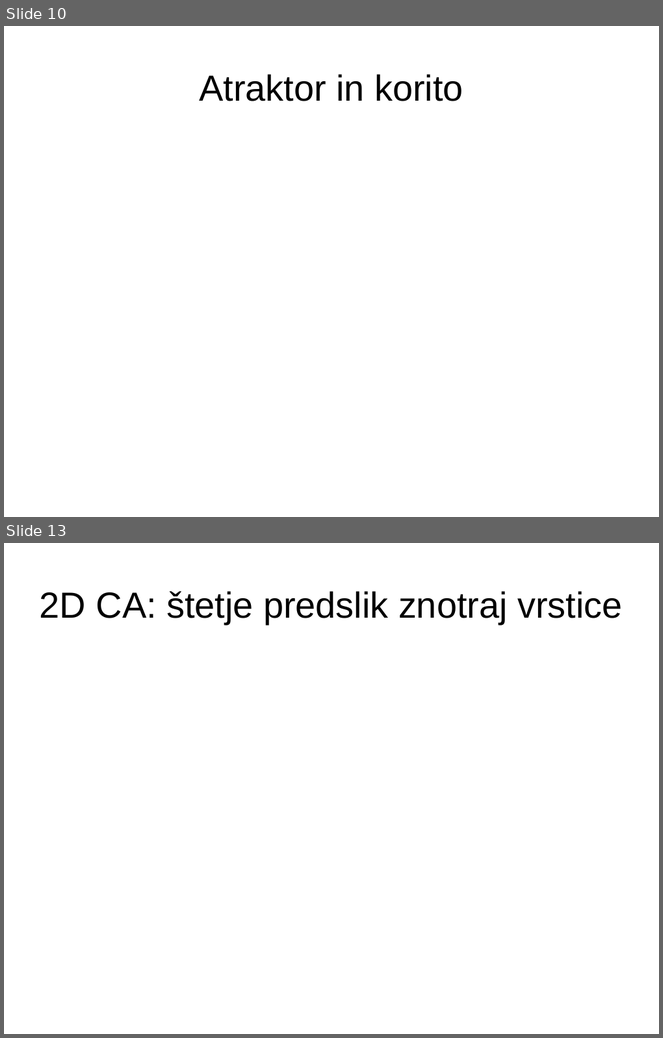
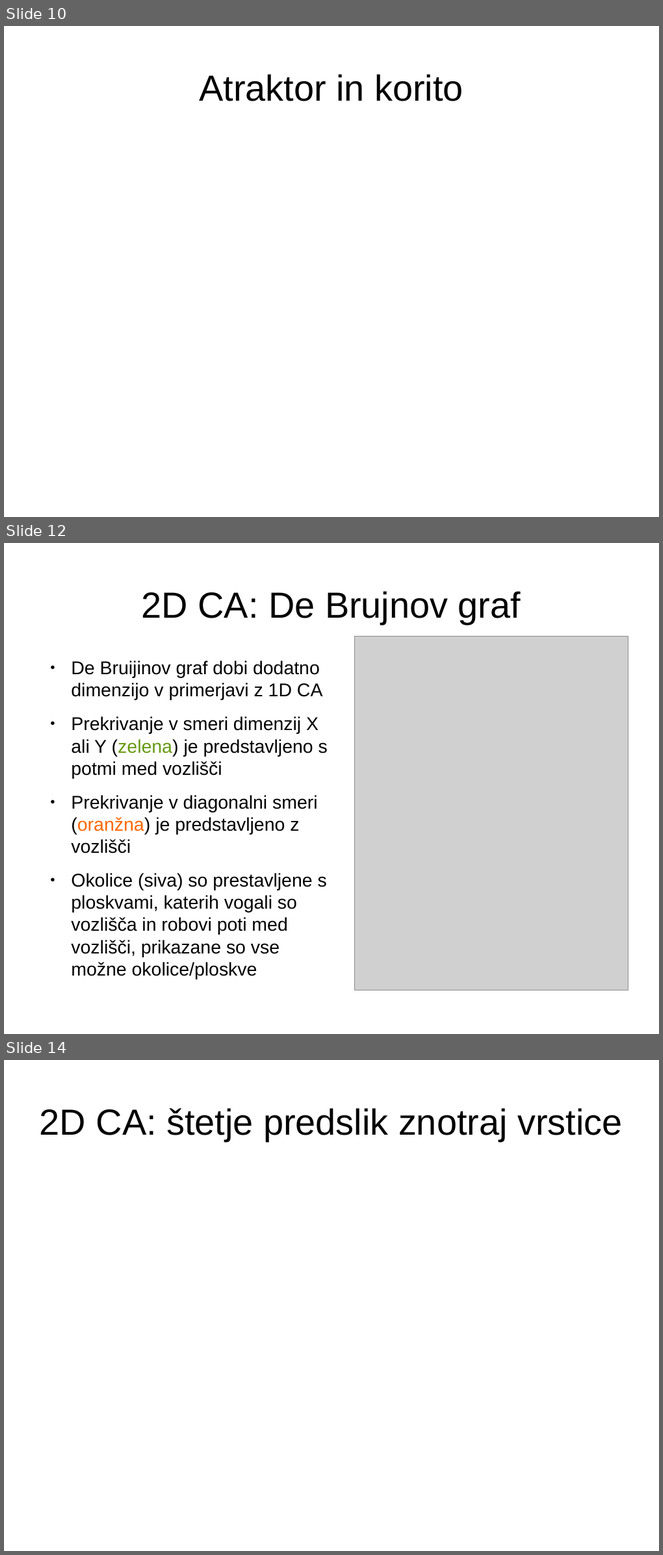
Before and after one commit to jeras/fri-latex-templates, a slide deck: predstavitev/predstavitev.odp. Shown one above the other, each under a label of ours: slides 10 and 13 before the commit, slides 10, 12 and 14 after it; the slides between them are not shown. The pictures are 663x1038 and 663x1555 pixels, drawn with LibreOffice and Linux fonts; fonts in the diff are those of the drawing; grey boxes stand for pictures. Boxes give left, top, right and bottom in pixels: in the first picture for what was removed or moved away, otherwise in the second. Text is boxed around its words. In the diff, an @@ line names an element or a change of style, - is before the commit and + after.

```diff
--- a/predstavitev/predstavitev.odp
+++ b/predstavitev/predstavitev.odp
@@ slide 12 added at <box>4,543,659,1034</box>, background #FFFFFF @@
@@ title added at <box>142,591,521,624</box>, 44 pt, text #000000 @@
+2D CA: De Brujnov graf
@@ picture added at <box>355,637,628,991</box> @@
@@ text added at <box>71,661,328,957</box>, 22.4 pt, text #000000 @@
+● De Bruijinov graf dobi dodatno dimenzijo v primerjavi z 1D CA
+● Prekrivanje v smeri dimenzij X ali Y (zelena) je predstavljeno s potmi med vozlišči
+● Prekrivanje v diagonalni smeri (oranžna) je predstavljeno z vozlišči
+● Okolice (siva) so prestavljene s ploskvami, katerih vogali so vozlišča in robovi poti med vozlišči, prikazane so vse možne okolice/ploskve
@@ what was slide 13 is now slide 14 @@
```
Also in this commit, not shown: 3 slides changed, 1 other slide added, 1 slide removed, 3 other files.
